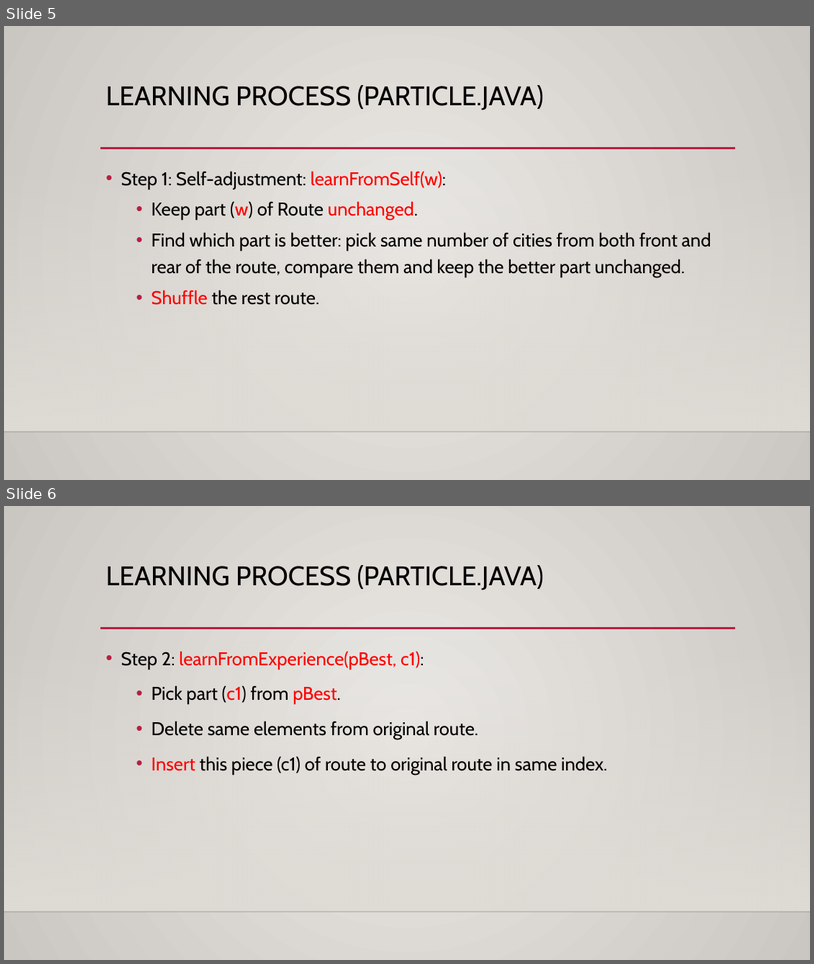
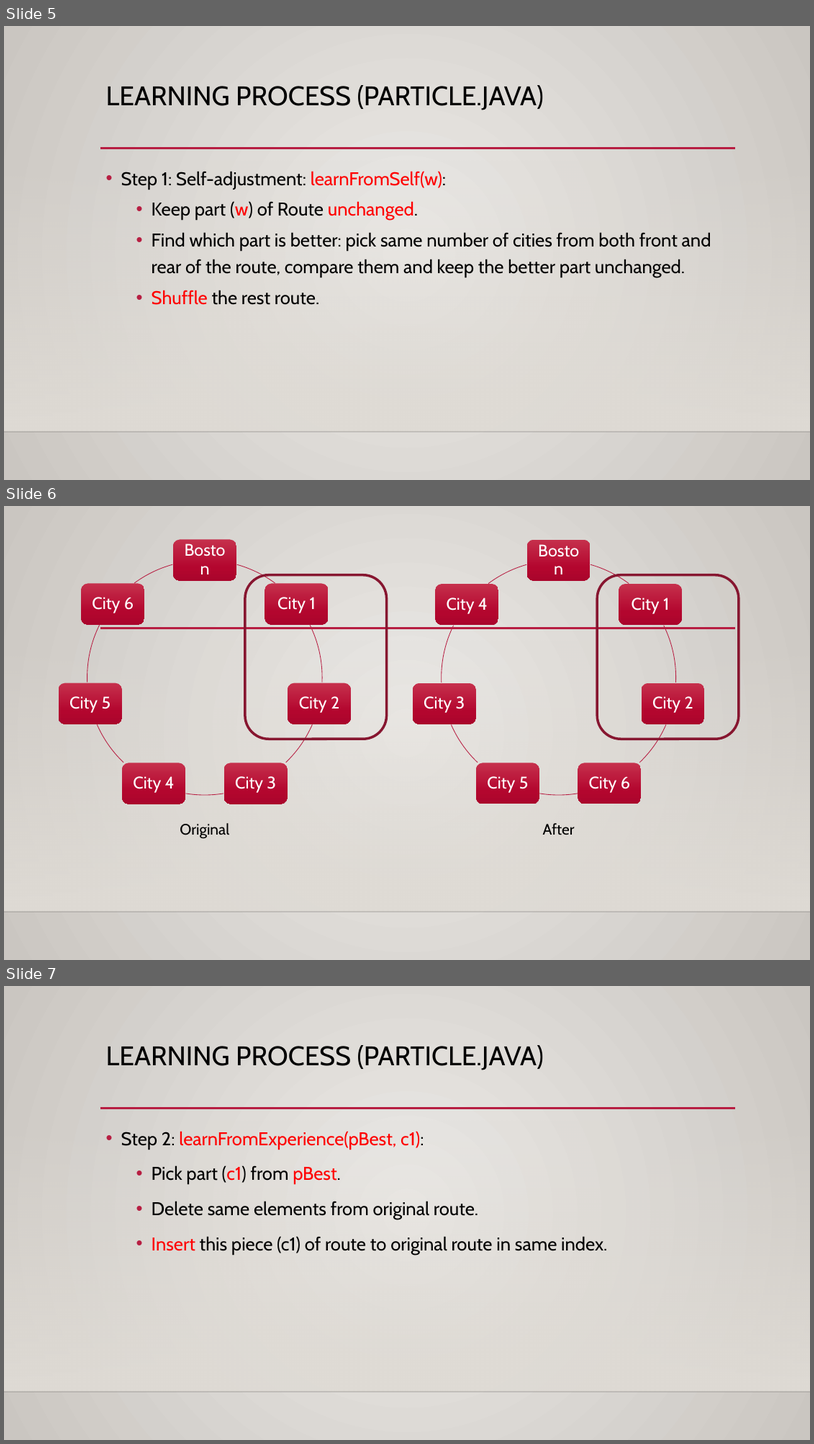
Before and after one commit to Besimilar/PSO, a slide deck: Presentation.pptx. Shown one above the other, each under a label of ours: slides 5 and 6 before the commit, slides 5, 6 and 7 after it. The pictures are 814x964 and 814x1444 pixels, drawn with LibreOffice and Linux fonts; fonts in the diff are those of the drawing; background and template pictures are left out. Boxes give left, top, right and bottom in pixels: in the first picture for what was removed or moved away, otherwise in the second. Text is boxed around its words. In the diff, an @@ line names an element or a change of style, - is before the commit and + after.

Commit message:
Presentation Update

```diff
--- a/Presentation.pptx
+++ b/Presentation.pptx
@@ slide 6 added at bbox=[4, 506, 810, 960], background gradient #ECEAE7 to #CAC7C1; not listed: 3 template elements that a slide beside it also shows @@
@@ group added at bbox=[59, 539, 351, 803]: 7 rounded rectangles, 7 texts, 7 freeform shapes @@
+Boston
+City 1
+City 2
+City 3
+City 4
+City 5
+City 6
@@ group added at bbox=[413, 539, 705, 803]: 7 rounded rectangles, 7 texts, 7 freeform shapes @@
+Boston
+City 1
+City 2
+City 6
+City 5
+City 3
+City 4
@@ rounded rectangle added at bbox=[245, 575, 387, 739], outline #871631 3 pt @@
@@ rounded rectangle added at bbox=[597, 575, 739, 739], outline #871631 3 pt @@
@@ text added at bbox=[180, 823, 229, 839], 18 pt, text #000000 @@
+Original
@@ text added at bbox=[543, 823, 575, 835], 18 pt, text #000000 @@
+After
@@ what was slide 6 is now slide 7 @@
```
Also in this commit, not shown: 2 other slides added.
